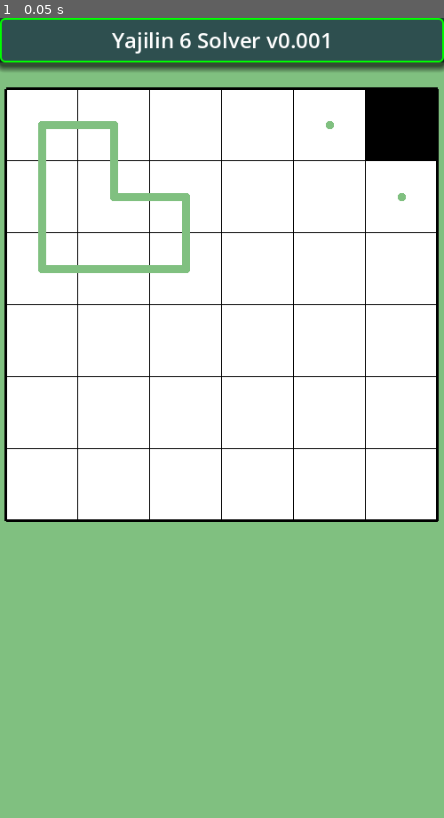
Above: before the commit, frame 1.
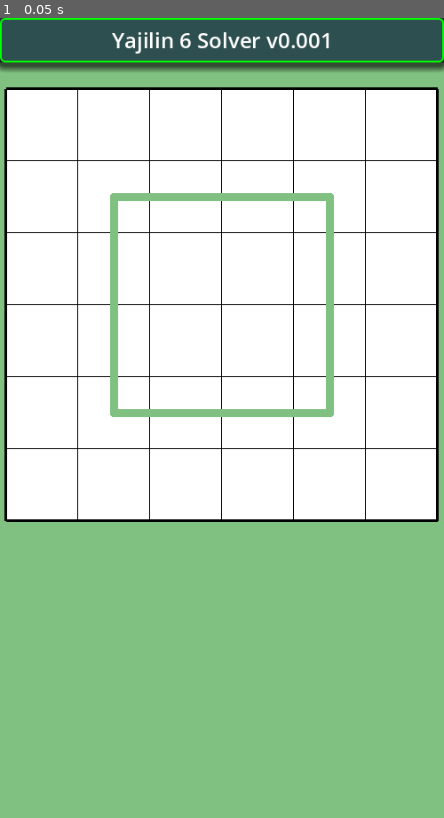
Above: after the commit, the same moment.

Repository: vivisuke/Yajilin6Solver
Game: Godot game, scene res://main.tscn
The game is run twice, just before and just after one commit, with the same random seed, the same clock (stepped at 60 frames per second) and the same inputs.
Inputs:
- Up to frame 1 (0.05 s): no input

The runs differ from the first frame. In frame 1, 4.3% of the frame differs, in the area x 8-99%, y 9-50%.

Commit message:
0009 ◎ C 02/15 02/15 0.001│ToDo│Board6x6：初期ループ線生成可能に

Diff:
--- a/Yajilin6Solver/classes/Board6x6.gd
+++ b/Yajilin6Solver/classes/Board6x6.gd
@@ -24,18 +24,32 @@
 
 func _init():
 	ary_board.resize(ARY_SIZE)
+	make_loop()
+	#ary_board[xyToIX(0, 0)] = LINE_RIGHT | LINE_DOWN
+	#ary_board[xyToIX(1, 0)] = LINE_LEFT | LINE_DOWN
+	#ary_board[xyToIX(0, 1)] = LINE_UP | LINE_DOWN
+	#ary_board[xyToIX(1, 1)] = LINE_UP | LINE_RIGHT
+	#ary_board[xyToIX(2, 1)] = LINE_LEFT | LINE_DOWN
+	#ary_board[xyToIX(0, 2)] = LINE_UP | LINE_RIGHT
+	#ary_board[xyToIX(1, 2)] = LINE_LEFT | LINE_RIGHT
+	#ary_board[xyToIX(2, 2)] = LINE_LEFT | LINE_UP
+	#ary_board[xyToIX(4, 0)] = DOT
+	#ary_board[xyToIX(5, 0)] = BLACK
+	#ary_board[xyToIX(5, 1)] = DOT
+func make_loop():
 	ary_board.fill(0)
-	ary_board[xyToIX(0, 0)] = LINE_RIGHT | LINE_DOWN
-	ary_board[xyToIX(1, 0)] = LINE_LEFT | LINE_DOWN
-	ary_board[xyToIX(0, 1)] = LINE_UP | LINE_DOWN
-	ary_board[xyToIX(1, 1)] = LINE_UP | LINE_RIGHT
-	ary_board[xyToIX(2, 1)] = LINE_LEFT | LINE_DOWN
-	ary_board[xyToIX(0, 2)] = LINE_UP | LINE_RIGHT
-	ary_board[xyToIX(1, 2)] = LINE_LEFT | LINE_RIGHT
-	ary_board[xyToIX(2, 2)] = LINE_LEFT | LINE_UP
-	ary_board[xyToIX(4, 0)] = DOT
-	ary_board[xyToIX(5, 0)] = BLACK
-	ary_board[xyToIX(5, 1)] = DOT
+	ary_board[xyToIX(1, 1)] = LINE_RIGHT | LINE_DOWN
+	ary_board[xyToIX(2, 1)] = LINE_LEFT | LINE_RIGHT
+	ary_board[xyToIX(3, 1)] = LINE_LEFT | LINE_RIGHT
+	ary_board[xyToIX(4, 1)] = LINE_LEFT | LINE_DOWN
+	ary_board[xyToIX(1, 2)] = LINE_UP | LINE_DOWN
+	ary_board[xyToIX(4, 2)] = LINE_UP | LINE_DOWN
+	ary_board[xyToIX(1, 3)] = LINE_UP | LINE_DOWN
+	ary_board[xyToIX(4, 3)] = LINE_UP | LINE_DOWN
+	ary_board[xyToIX(1, 4)] = LINE_RIGHT | LINE_UP
+	ary_board[xyToIX(2, 4)] = LINE_LEFT | LINE_RIGHT
+	ary_board[xyToIX(3, 4)] = LINE_LEFT | LINE_RIGHT
+	ary_board[xyToIX(4, 4)] = LINE_LEFT | LINE_UP
 
 # Called when the node enters the scene tree for the first time.
 func _ready():
Not shown, changed: Yajilin6Solver.spr
